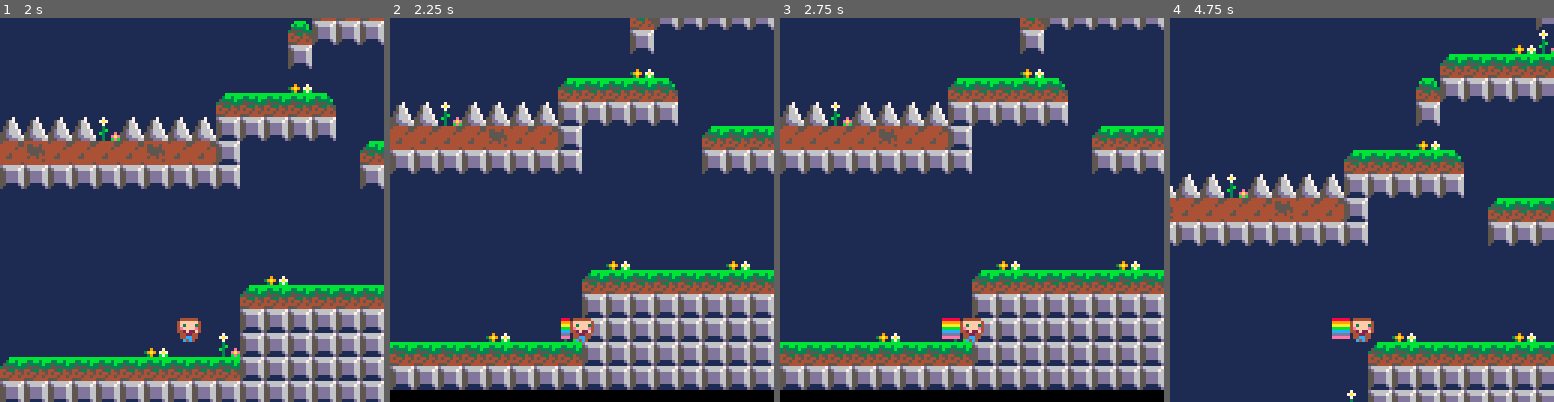
Above: before the commit, frames 1-4 (left to right).
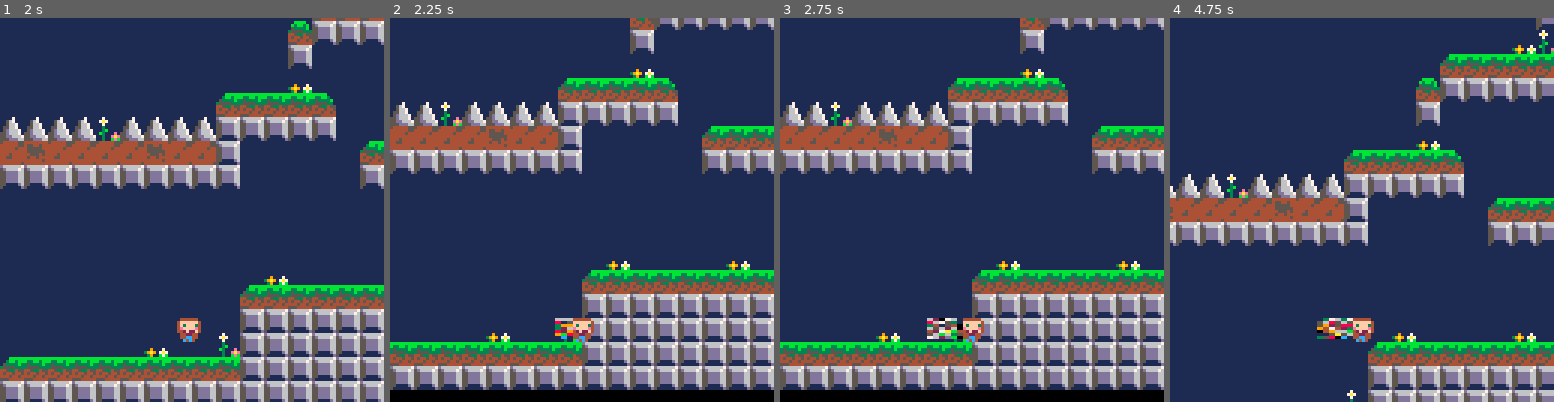
Above: after the commit, the same moments.

Repository: connorryanbaker/kmg
Game: PICO-8 cartridge kmg.p8
Same seed, same stepped clock (60 frames per second), same inputs: the game is played once before the commit and once after it.
Inputs:
- Up to frame 1 (2 s): tap X (X key) at 0.33, 1.07, 1.85 s; tap O (Z key) at 0.7, 1.7 s; hold Right from 1.6 s (still down)
- Up to frame 2 (2.25 s): release Right at 2.1 s; tap O (Z key) at 2.1 s
- Up to frame 3 (2.75 s): hold Right from 2.47 s (still down); tap O (Z key) at 2.5 s
- Up to frame 4 (4.75 s): tap O (Z key) every 0.4 s from 2.9 to 4.5 s; tap X (X key) at 2.97, 4.08 s; release Right at 3.03 s; hold Left 3.08-3.58 s; hold Right 4.02-4.68 s

Frame 1 is identical in both runs. In frame 2, 0.2% of the frame differs, in the area x 42-48%, y 78-84%; in frame 3, 0.5%, in the area x 38-48%, y 78-84%; in frame 4, 0.5%.

Commit message:
differentiate characters

Diff:
--- a/currentdraft.p8
+++ b/kmg.p8
@@ -210,13 +210,24 @@
   local startx = nil
   if flp then startx=x+9 else startx=x-1 end
 
-  for i=1,frame do
-    local ny = y
-    for j=8,14 do
-      pset(startx,ny,j)
-      ny+=1
-    end
-    if flp then startx+=1 else startx-=1 end
+  if player.jump_s == 100 then
+    for i=1,frame-2 do
+      for j=i,6 do
+        circfill(startx, y+flr(rnd(i,j))+4, flr(rnd(i+j))/3, flr(rnd(i,j))+12)
+        if flp then startx+=1 else startx-=1 end
+      end
+    end
+  else
+    for i=1,frame do
+      local ny = y
+      for j=8,14 do
+        local c= flr(rnd(j,j+6))
+        pset(startx,ny,c)
+        pset(startx+1,ny,c)
+        ny+=1
+      end
+      if flp then startx+=2 else startx-=2 end
+    end
   end
 end
 
@@ -567,8 +578,8 @@
 171717171717171719182b2b2b19050505182b2b2b2b2b2b2b2b2b2b2b2b2b2b0f0f0f0f0f0f0f0f0f0f0f0f0f0f0f0f0f0f0f0f0f0f0f0f0f0f0f0f0f0f0f0f52525252525261614e4f5252525252527e6152526161525252525252525252520000000000000000000000000000000000000000000000000000000000000000
 392e383d171717171717382b3e25152525062b2b2b2b2b2b2b2b2b2b2b2b2b2b0f0f0f0f0f0f0f0f0f0f0f0f0f0f0f0f0f0f0f0f0f0f0f0f0f0f0f0f0f0f0f0f525252525252616e5e5f525252525252526152525252526252525252525252520000000000000000000000000000000000000000000000000000000000000000
 400e0d2e1717172b2b382b381717171717172b2b2b2b2b2b2b2b2b2b2b2b2b2b0f0f0f0f0f0f0f0f0f0f0f0f0f0f0f0f0f0f0f0f0f0f0f0f0f0f0f0f0f0f0f0f525252525252614f5252525252525252526152525252526152525252525252520000000000000000000000000000000000000000000000000000000000000000
-382d1b0e1717172b2b2b2b2b2b1717171717382b2b2b2b2b2b2b2b2b2b2b2b2b0f0f0f0f0f0f0f0f0f0f0f0f0f0f0f0f0f0f0f0f0f0f0f0f0f0f0f0f0f0f0f0f525252525252615f5272525252525252526152525252735252625252525252520000000000000000000000000000000000000000000000000000000000000000
-1d3d2c1e1d17172b2b1918382b2b2b2b2b382b2b2b2b2b2b2b2b2b2b2b2b2b2b0f0f0f0f0f0f0f0f0f0f0f0f0f0f0f0f0f0f0f0f0f0f0f0f0f0f0f0f0f0f0f0f52525252525261450505055552525252736152525252450555615252525252520000000000000000000000000000000000000000000000000000000000000000
+382d1b0e1c17172b2b2b2b2b2b1717171717382b2b2b2b2b2b2b2b2b2b2b2b2b0f0f0f0f0f0f0f0f0f0f0f0f0f0f0f0f0f0f0f0f0f0f0f0f0f0f0f0f0f0f0f0f525252525252615f5272525252525252526152525252735252625252525252520000000000000000000000000000000000000000000000000000000000000000
+1d3d2c1e1b0e172b2b1918382b2b2b2b2b382b2b2b2b2b2b2b2b2b2b2b2b2b2b0f0f0f0f0f0f0f0f0f0f0f0f0f0f0f0f0f0f0f0f0f0f0f0f0f0f0f0f0f0f0f0f52525252525261450505055552525252736152525252450555615252525252520000000000000000000000000000000000000000000000000000000000000000
 0505182e1b2e0c282b17172b382b2b2b2b2b2b2b2b2b2b2b2b2b2b2b2b2b2b2b0f0f0f0f0f0f0f0f0f0f0f0f0f0f0f0f0f0f707070707071707070700f0f0f0f52525252525261616161616152525245056162525252616161525252525252520000000000000000000000000000000000000000000000000000000000000000
 2c2e1c2e2a2e2c352b2b2b393e2b2b2b2b2b2b2b2b2b2b2b2b2b2b2b2b2b2b2b0f0f0f0f0f0f0f0f0f0f0f0f0f0f0f0f0f0f700f7070700f71700f70700f0f0f52525252525252525252615f52525261616161525252526e6f525252525252520000000000000000000000000000000000000000000000000000000000000000
 1c1e2c2e190505182b2b382b17382b2b2b2b2b2b2b2b2b2b2b2b2b2b2b2b2b2b0f0f0f0f0f0f0f0f0f0f0f0f0f0f0f0f0f70707170714a4b4c4d700f700f0f0f5252525252525252525261525252626e6f5252627552527e7f525252525252520000000000000000000000000000000000000000000000000000000000000000
Not shown, removed: cd.p8.png
Not shown, added: kmg.p8.png
